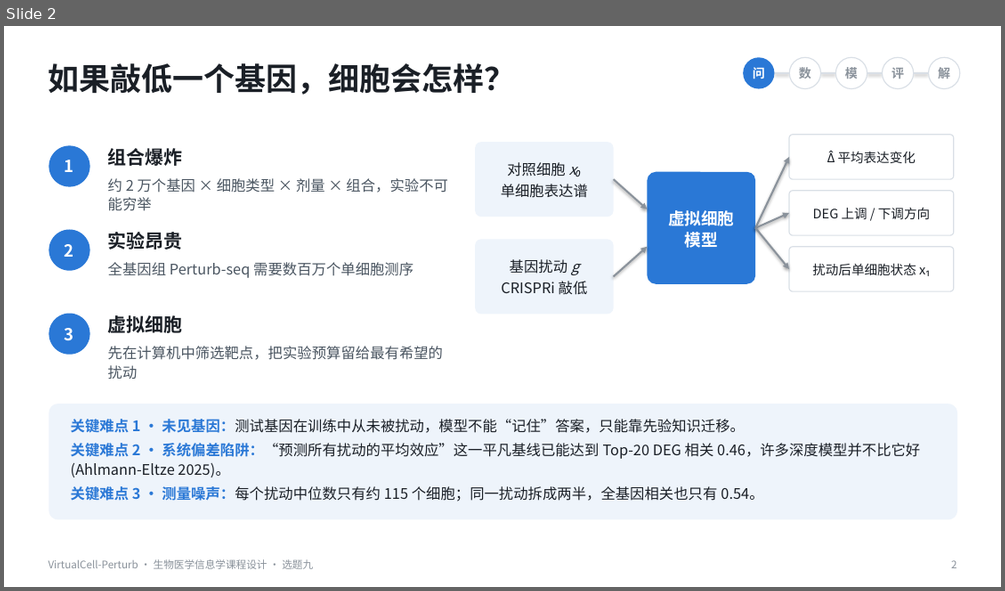
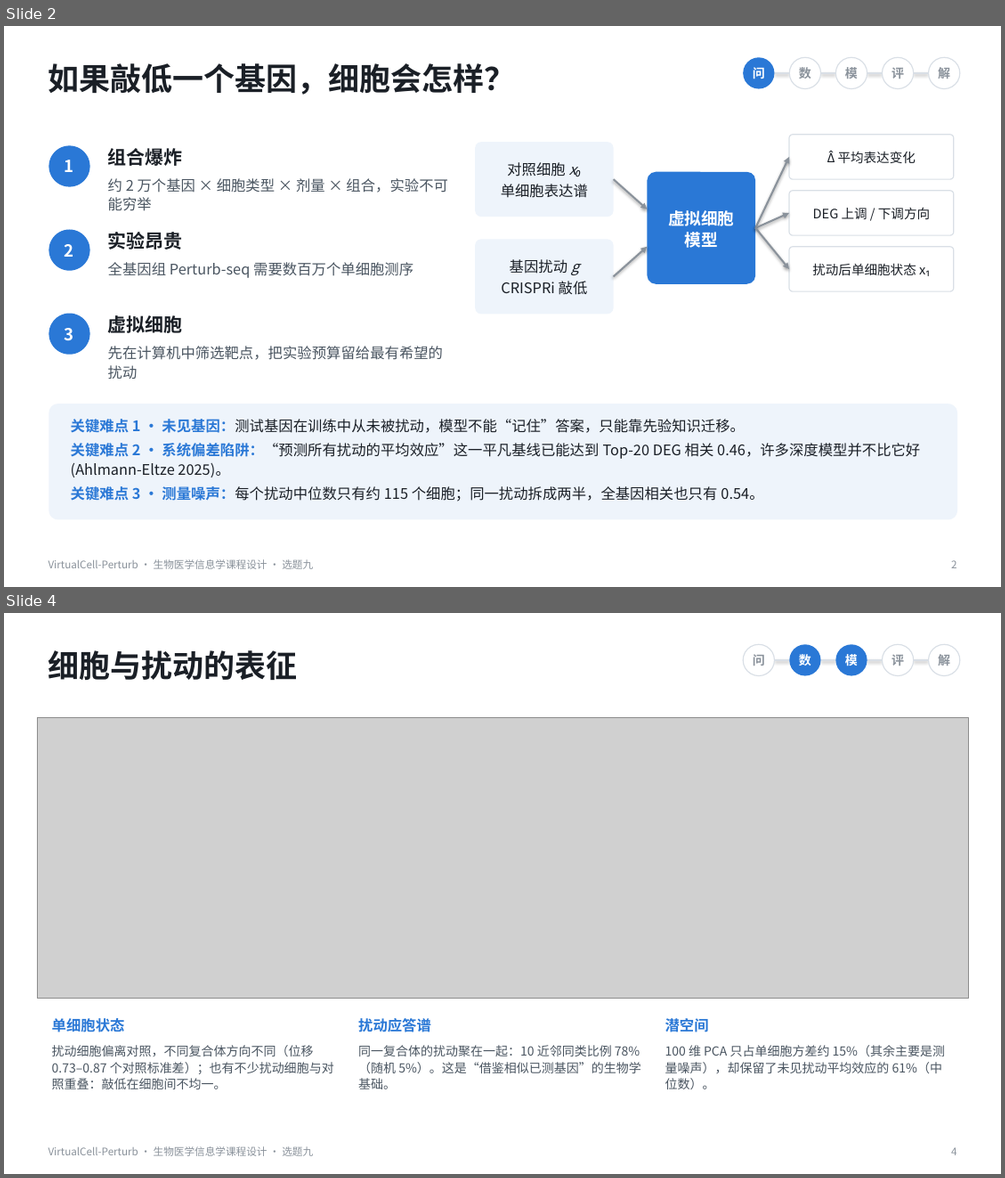
Before and after one commit to GuTianshuo/VirtualCell-Perturb, a slide deck: docs/VirtualCell-Perturb_汇报.pptx. Shown one above the other, each under a label of ours: slide 2 before the commit, slides 2 and 4 after it; the slides between them are not shown. The pictures are 1005x591 and 1005x1178 pixels, drawn with LibreOffice and Linux fonts; fonts in the diff are those of the drawing; grey boxes stand for pictures. Boxes give left, top, right and bottom in pixels: in the first picture for what was removed or moved away, otherwise in the second. Text is boxed around its words. In the diff, an @@ line names an element or a change of style, - is before the commit and + after.

```diff
--- a/docs/VirtualCell-Perturb_汇报.pptx
+++ b/docs/VirtualCell-Perturb_汇报.pptx
@@ slide 4 added at bbox=[4, 613, 1001, 1174], background #FFFFFF @@
@@ text added at bbox=[48, 650, 298, 680], 30 pt, text #1A1F26, bold @@
+细胞与扰动的表征
@@ ellipse added at bbox=[743, 644, 774, 676], fill #FFFFFF, outline #D9DFE6 1 pt, 12 pt, text #8A929B, bold @@
+问
@@ line added from (774, 660) to (789, 660), #D9DFE6 1.25 pt @@
@@ ellipse added at bbox=[789, 644, 821, 676], fill #2A78D6, 12 pt, text #FFFFFF, bold @@
+数
@@ line added from (821, 660) to (835, 660), #D9DFE6 1.25 pt @@
@@ ellipse added at bbox=[835, 644, 867, 676], fill #2A78D6, 12 pt, text #FFFFFF, bold @@
+模
@@ line added from (867, 660) to (882, 660), #D9DFE6 1.25 pt @@
@@ ellipse added at bbox=[882, 644, 914, 676], fill #FFFFFF, outline #D9DFE6 1 pt, 12 pt, text #8A929B, bold @@
+评
@@ line added from (914, 660) to (928, 660), #D9DFE6 1.25 pt @@
@@ ellipse added at bbox=[928, 644, 960, 676], fill #FFFFFF, outline #D9DFE6 1 pt, 12 pt, text #8A929B, bold @@
+解
@@ picture added at bbox=[38, 718, 969, 997] @@
@@ text added at bbox=[52, 1018, 125, 1032], 14 pt, text #2A78D6, bold @@
+单细胞状态
@@ text added at bbox=[358, 1018, 431, 1032], 14 pt, text #2A78D6, bold @@
+扰动应答谱
@@ text added at bbox=[665, 1018, 709, 1032], 14 pt, text #2A78D6, bold @@
+潜空间
@@ text added at bbox=[52, 1045, 334, 1089], 12 pt, text #4A5561 @@
+扰动细胞偏离对照，不同复合体方向不同（位移 0.73–0.87 个对照标准差）；也有不少扰动细胞与对照重叠：敲低在细胞间不均一。
@@ text added at bbox=[358, 1045, 641, 1089], 12 pt, text #4A5561 @@
+同一复合体的扰动聚在一起：10 近邻同类比例 78%（随机 5%）。这是“借鉴相似已测基因”的生物学基础。
@@ text added at bbox=[665, 1045, 945, 1089], 12 pt, text #4A5561 @@
+100 维 PCA 只占单细胞方差约 15%（其余主要是测量噪声），却保留了未见扰动平均效应的 61%（中位数）。
@@ text added at bbox=[48, 1146, 313, 1156], 10 pt, text #8A929B @@
+VirtualCell-Perturb · 生物医学信息学课程设计 · 选题九
@@ text added at bbox=[951, 1147, 956, 1155], 10 pt, text #8A929B @@
+4
```
Also in this commit, not shown: 12 slides changed, 51 other files.
